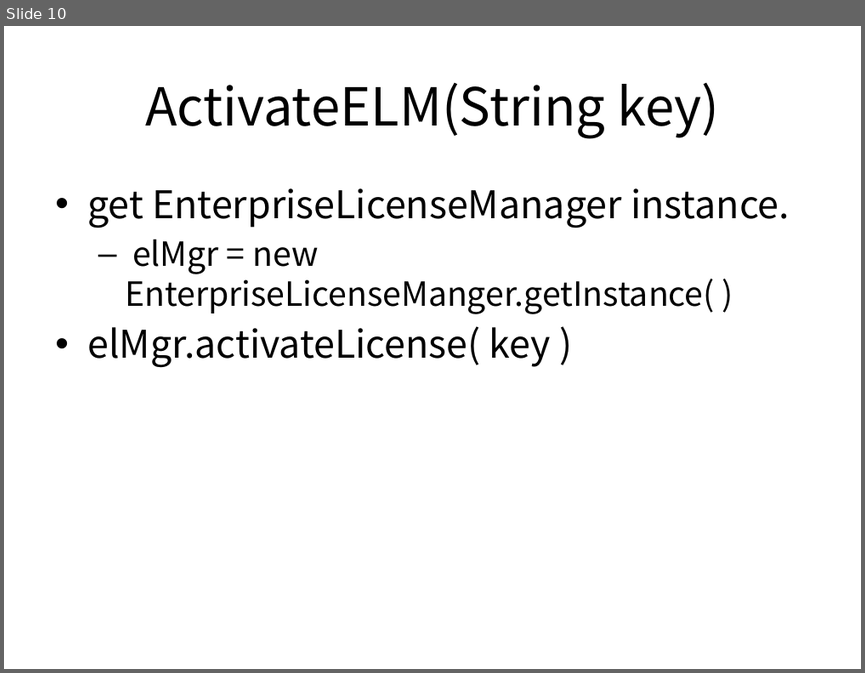
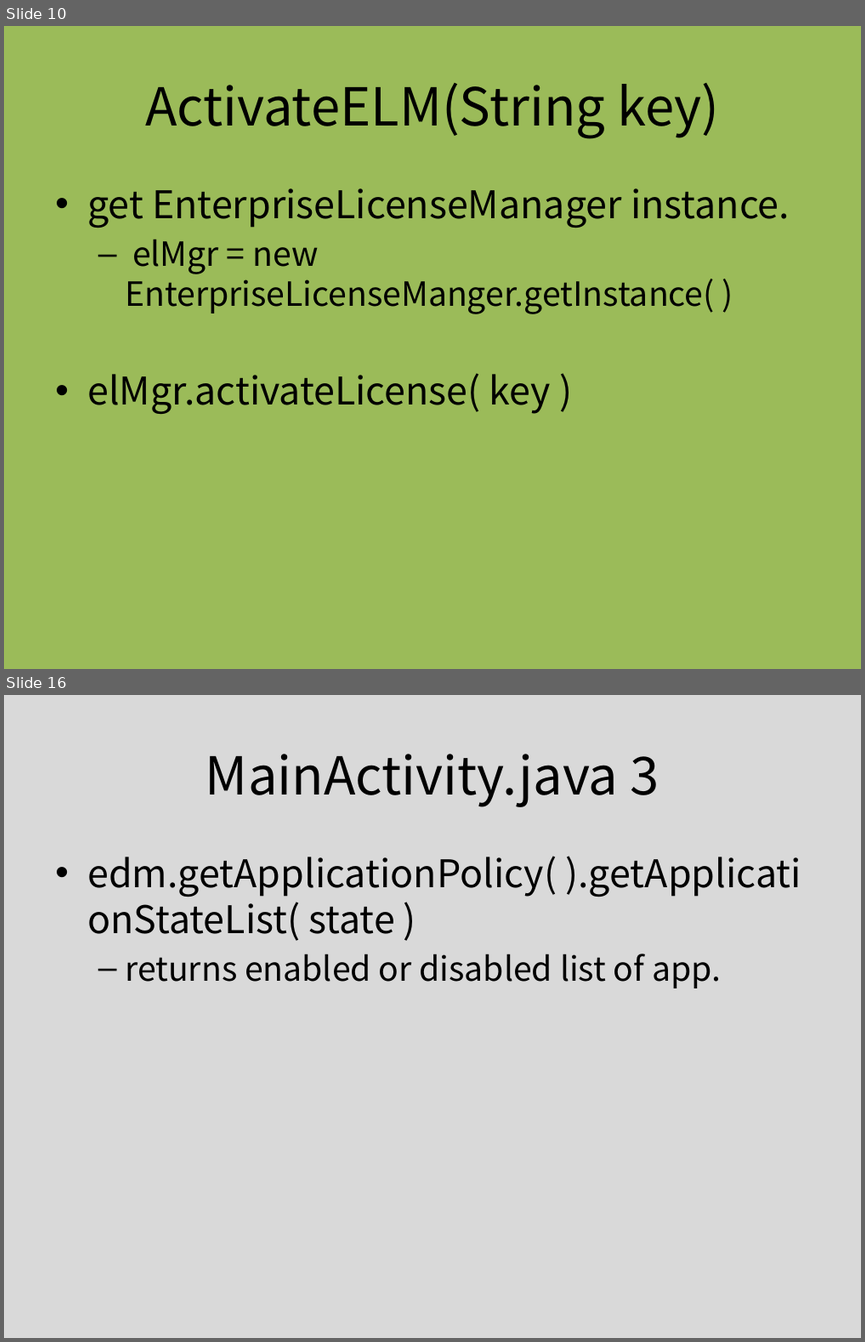
Before and after one commit to dummyFirst/NHK_Japanese, a slide deck: Android/AppControl.pptx. Shown one above the other, each under a label of ours: slide 10 before the commit, slides 10 and 16 after it; the slides between them are not shown. The pictures are 865x673 and 865x1342 pixels, drawn with LibreOffice and Linux fonts; fonts in the diff are those of the drawing. Boxes give left, top, right and bottom in pixels: in the first picture for what was removed or moved away, otherwise in the second. Text is boxed around its words. In the diff, an @@ line names an element or a change of style, - is before the commit and + after.

Commit message:
Add the outlines of other java files

```diff
--- a/Android/AppControl.pptx
+++ b/Android/AppControl.pptx
@@ slide 16 added at (x1=4, y1=695, x2=861, y2=1338), background #D9D9D9 @@
@@ title added at (x1=205, y1=754, x2=658, y2=807), 44 pt, text #000000 @@
+MainActivity.java 3
@@ text added at (x1=87, y1=856, x2=721, y2=988), 32 pt, text #000000 @@
+• edm.getApplicationPolicy( ).getApplicationStateList( state )
+  – returns enabled or disabled list of app.
@@ slide 10 changed as well @@
@@ background #FFFFFF to #9BBB59 @@
@@ text "get EnterpriseLicenseManager instance." rewrapped from (x1=87, y1=188, x2=789, y2=368) to (x1=87, y1=188, x2=789, y2=414) @@
```
Also in this commit, not shown: 8 other slides changed, 5 other slides added.
